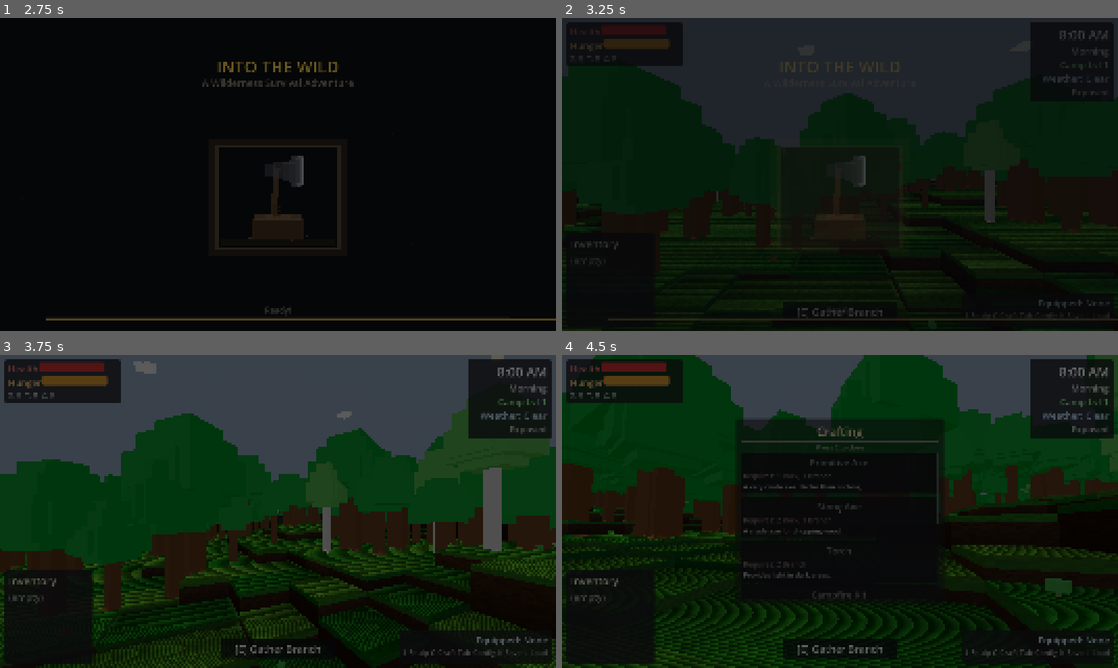
Above: before the commit, frames 1-4 (two rows, left to right).
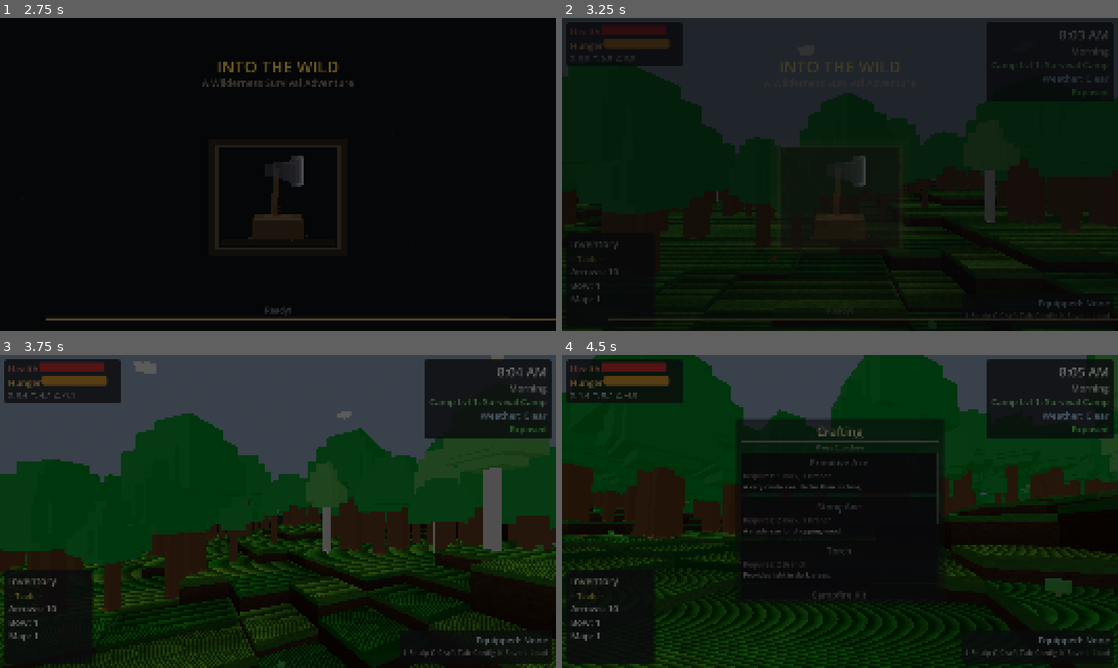
Above: after the commit, the same moments.

Repository: adchamberlain/into-the-wild
Game: Godot game, scene res://scenes/main.tscn
Two runs of this game, one before a commit and one after it. Both use one fixed random seed, a clock stepped at 60 frames per second and the inputs below.
Inputs (mouse positions are in pixels of both pictures, inside the frame that each line leads up to):
- Up to frame 1 (2.75 s): tap Enter at 0.5, 2 s; move the mouse to (305, 174) at 0.52 s; hold C (crouch) 0.53-1.28 s; hold W (move_forward) from 0.53 s (still down); click (305, 174) at 0.67 s; tap Space (jump) at 0.77, 1.07, 1.25, 1.52, 1.82 s; move the mouse to (250, 174) at 1.27 s; tap T (cycle_ammo) at 1.35 s; move the mouse to (289, 168) at 2.02 s; hold F (eat) from 2.03 s (still down)
- Up to frame 2 (3.25 s): keep holding W (move_forward); move the mouse to (834, 180) at 2.77 s; release F (eat) at 2.78 s; tap E (interact) at 2.85 s; click (834, 180) at 2.92 s; tap Space (jump) at 3.02 s
- Up to frame 3 (3.75 s): keep holding W (move_forward); tap Space (jump) at 3.32 s; move the mouse to (316, 514) at 3.52 s; hold M (move_structure) from 3.53 s (still down)
- Up to frame 4 (4.5 s): keep holding W (move_forward); tap Space (jump) at 3.77, 4.07 s; move the mouse to (795, 508) at 4.27 s; release M (move_structure) at 4.28 s; tap X (open_crafting) at 4.35 s

Frame 1 is identical in both runs. In frame 2, 1.9% of the frame differs, in the area x 1-99%, y 1-96%; in frame 3, 2.9%; in frame 4, 3.2%, in the area x 1-99%, y 1-98%.
Error before the commit: Parse Error: Value of type "PanelContainer" cannot be assigned to a variable of type "Label". (res://scripts/ui/hud.gd:1346)

Commit message:
Fix PanelContainer assigned to Label type for gliding indicator
Co-Authored-By: Claude Opus 4.6 <noreply@anthropic.com>

Diff:
--- a/scripts/ui/hud.gd
+++ b/scripts/ui/hud.gd
@@ -118,7 +118,7 @@
 var is_player_resting: bool = false
 
 # Gliding state indicator
-var gliding_label: Label = null
+var gliding_panel: PanelContainer = null
 
 # Weather damage flash
 var weather_damage_flash_timer: float = 0.0
@@ -648,10 +648,10 @@
 	_update_grapple_reticle()
 
 	# Update gliding indicator
-	if gliding_label and player:
+	if gliding_panel and player:
 		var player_gliding: bool = "is_gliding" in player and player.is_gliding
-		if gliding_label.visible != player_gliding:
-			gliding_label.visible = player_gliding
+		if gliding_panel.visible != player_gliding:
+			gliding_panel.visible = player_gliding
 
 	# Blink remaining bubbles when low on air
 	if bubble_blink_active:
@@ -1332,18 +1332,18 @@
 	style.content_margin_bottom = 6
 	panel.add_theme_stylebox_override("panel", style)
 
-	gliding_label = Label.new()
-	gliding_label.name = "GlidingLabel"
-	gliding_label.text = "GLIDING"
-	gliding_label.horizontal_alignment = HORIZONTAL_ALIGNMENT_CENTER
-	gliding_label.add_theme_font_override("font", HUD_FONT)
-	gliding_label.add_theme_font_size_override("font_size", 28)
-	gliding_label.add_theme_color_override("font_color", Color(0.6, 1.0, 0.6, 1))
-	panel.add_child(gliding_label)
+	var glide_lbl: Label = Label.new()
+	glide_lbl.name = "GlidingLabel"
+	glide_lbl.text = "GLIDING"
+	glide_lbl.horizontal_alignment = HORIZONTAL_ALIGNMENT_CENTER
+	glide_lbl.add_theme_font_override("font", HUD_FONT)
+	glide_lbl.add_theme_font_size_override("font_size", 28)
+	glide_lbl.add_theme_color_override("font_color", Color(0.6, 1.0, 0.6, 1))
+	panel.add_child(glide_lbl)
 
 	panel.visible = false
 	add_child(panel)
-	gliding_label = panel  # Store the panel for show/hide
+	gliding_panel = panel
 
 
 ## Show or hide the desert heat indicator.
